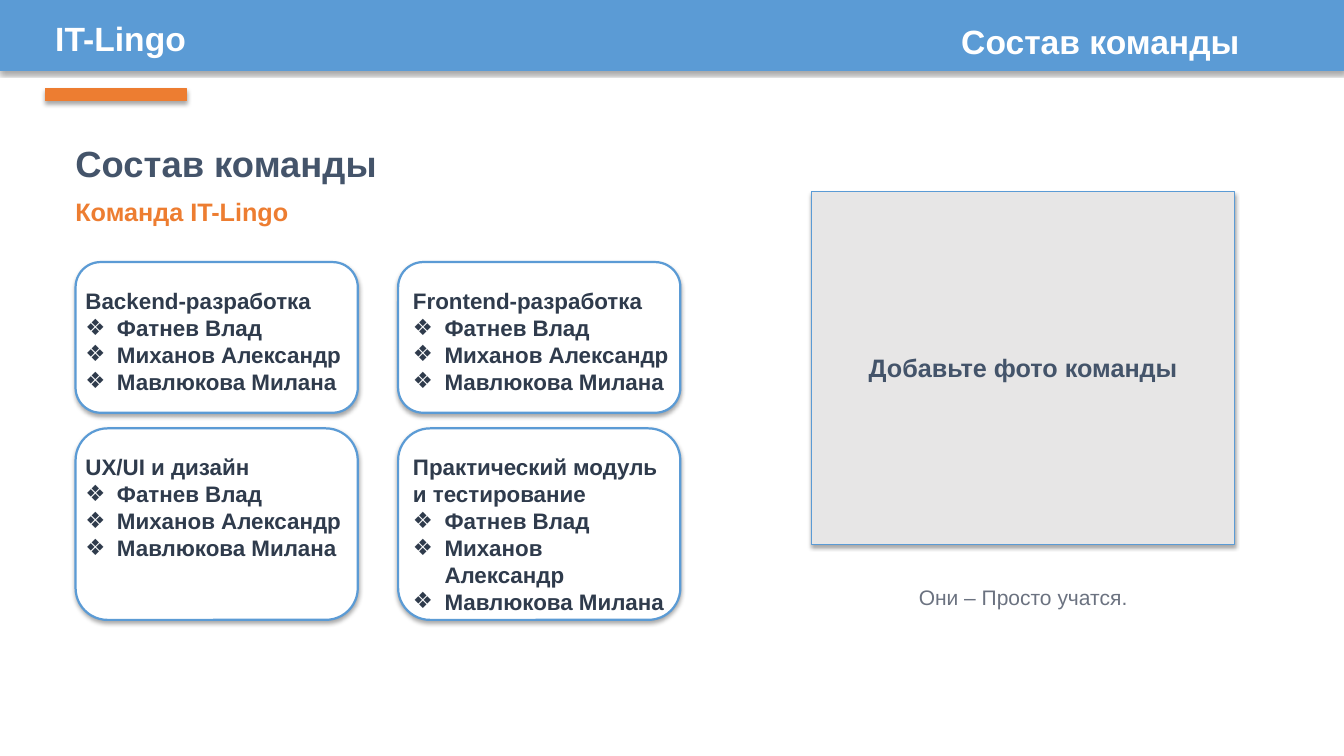
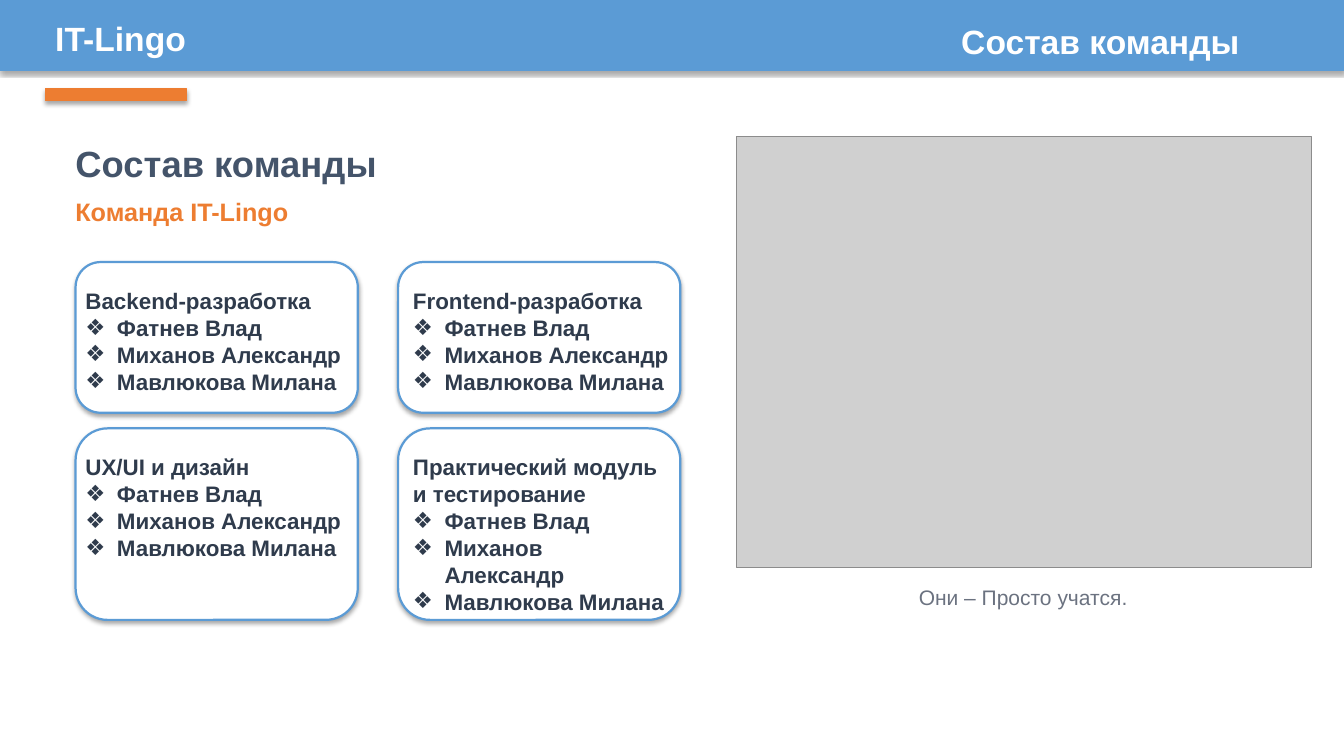
Before and after one commit to AtrLkss/itlingo, a slide deck: slide 2 of IT-Lingo.pptx. Drawn at 1344x756 pixels with LibreOffice and Linux fonts; fonts in the diff are those of the drawing; grey boxes stand for pictures. Boxes give left, top, right and bottom in pixels: in the first picture for what was removed or moved away, otherwise in the second. Text is boxed around its words. In the diff, an @@ line names an element or a change of style, - is before the commit and + after.

Commit message:
prezent

```diff
--- a/IT-Lingo.pptx
+++ b/IT-Lingo.pptx
@@ picture added at [737,136,1312,568] @@
@@ rectangle removed at [812,192,1235,544] @@
-Добавьте фото команды
```
